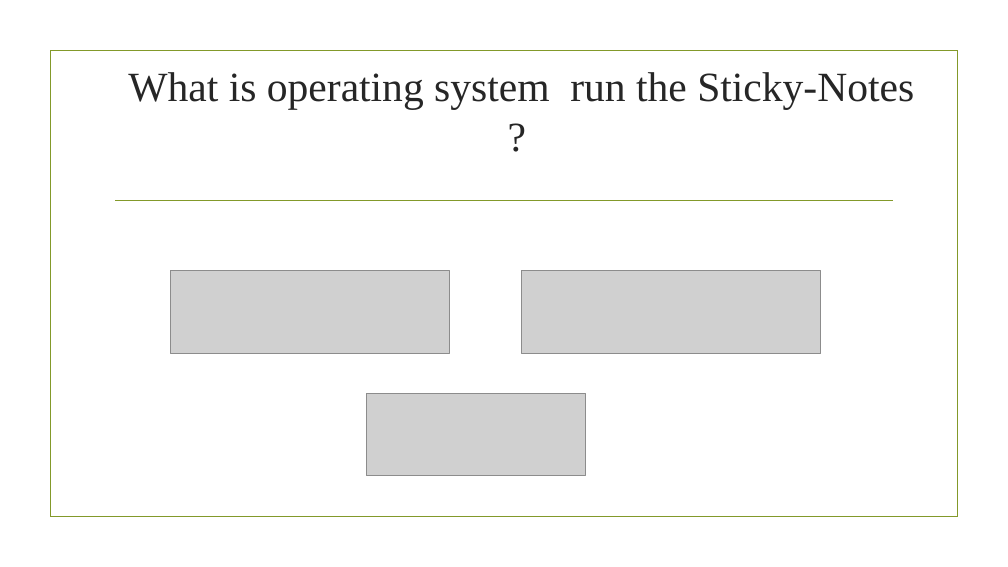
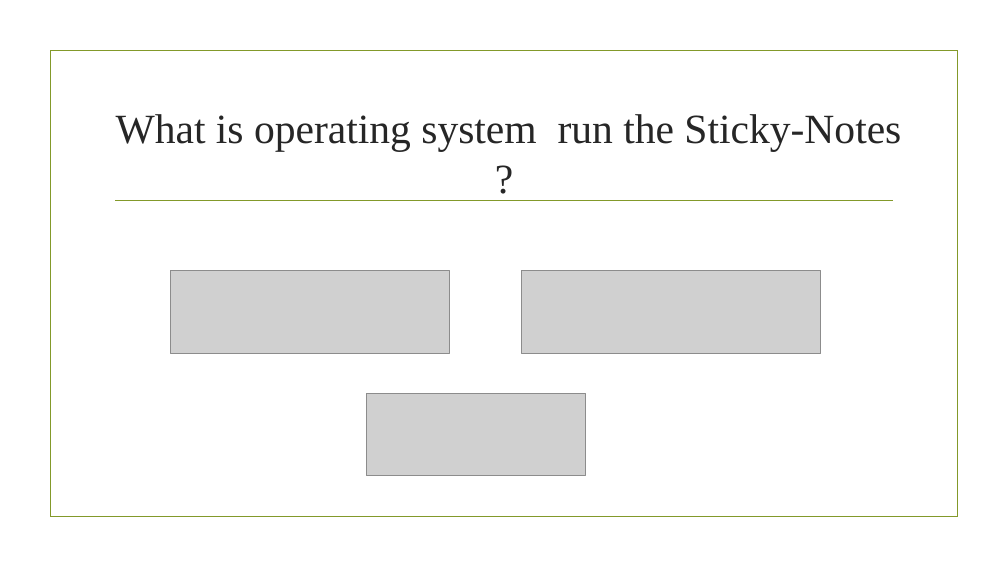
Before and after one commit to ibrahim123abusamrah/show, a slide deck: slide 5 of Sticky-Notes.pptx (slide 3 before the commit). Drawn at 1008x567 pixels with LibreOffice and Linux fonts; fonts in the diff are those of the drawing; grey boxes stand for pictures; background and template pictures are left out. Boxes give left, top, right and bottom in pixels: in the first picture for what was removed or moved away, otherwise in the second. Text is boxed around its words. In the diff, an @@ line names an element or a change of style, - is before the commit and + after.

Commit message:
add

```diff
--- a/Sticky-Notes.pptx
+++ b/Sticky-Notes.pptx
@@ title "What is operating system run ..." moved from (x1=128, y1=72, x2=914, y2=110) to (x1=116, y1=114, x2=901, y2=151) @@
```
Also in this commit, not shown: 2 slides added.
